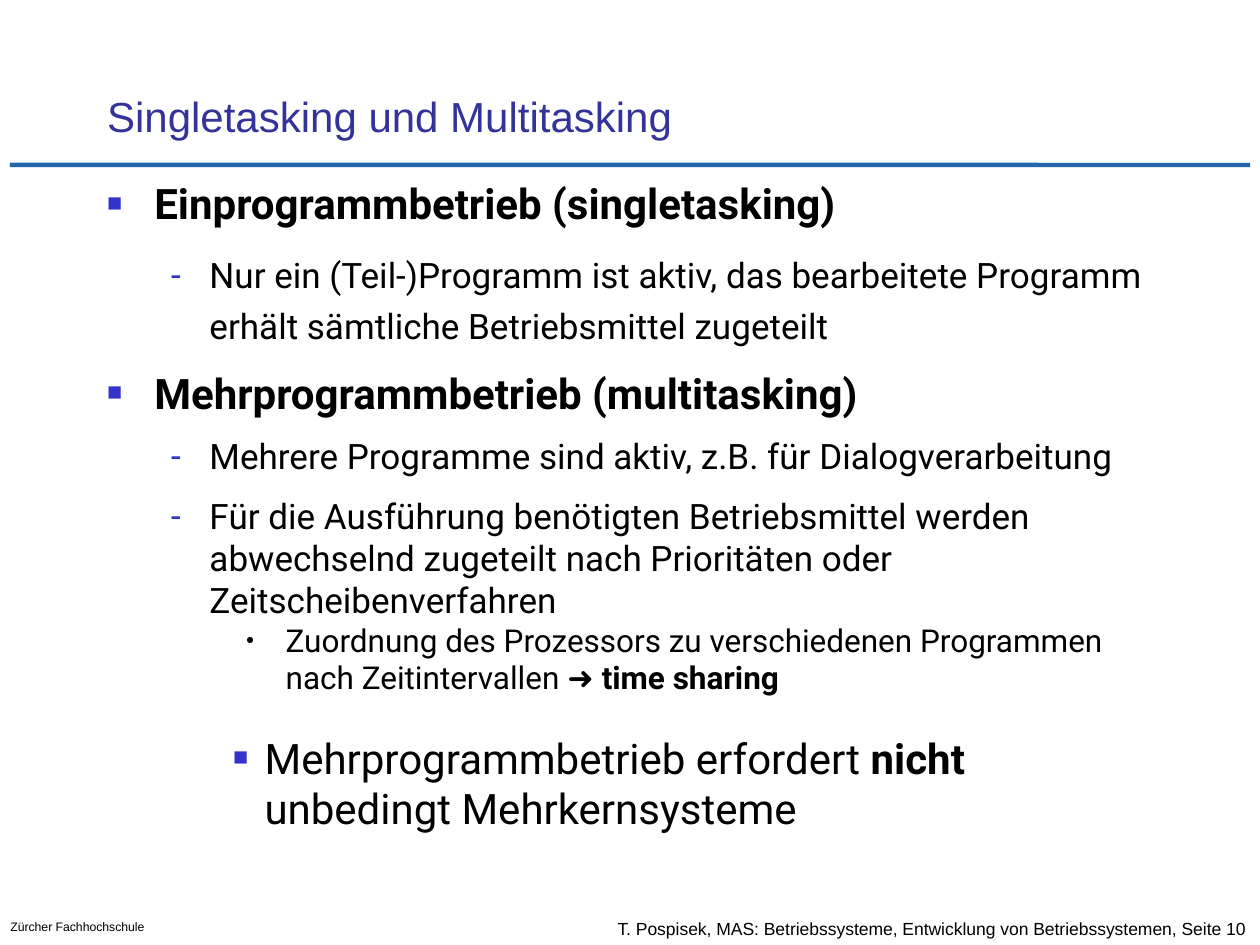
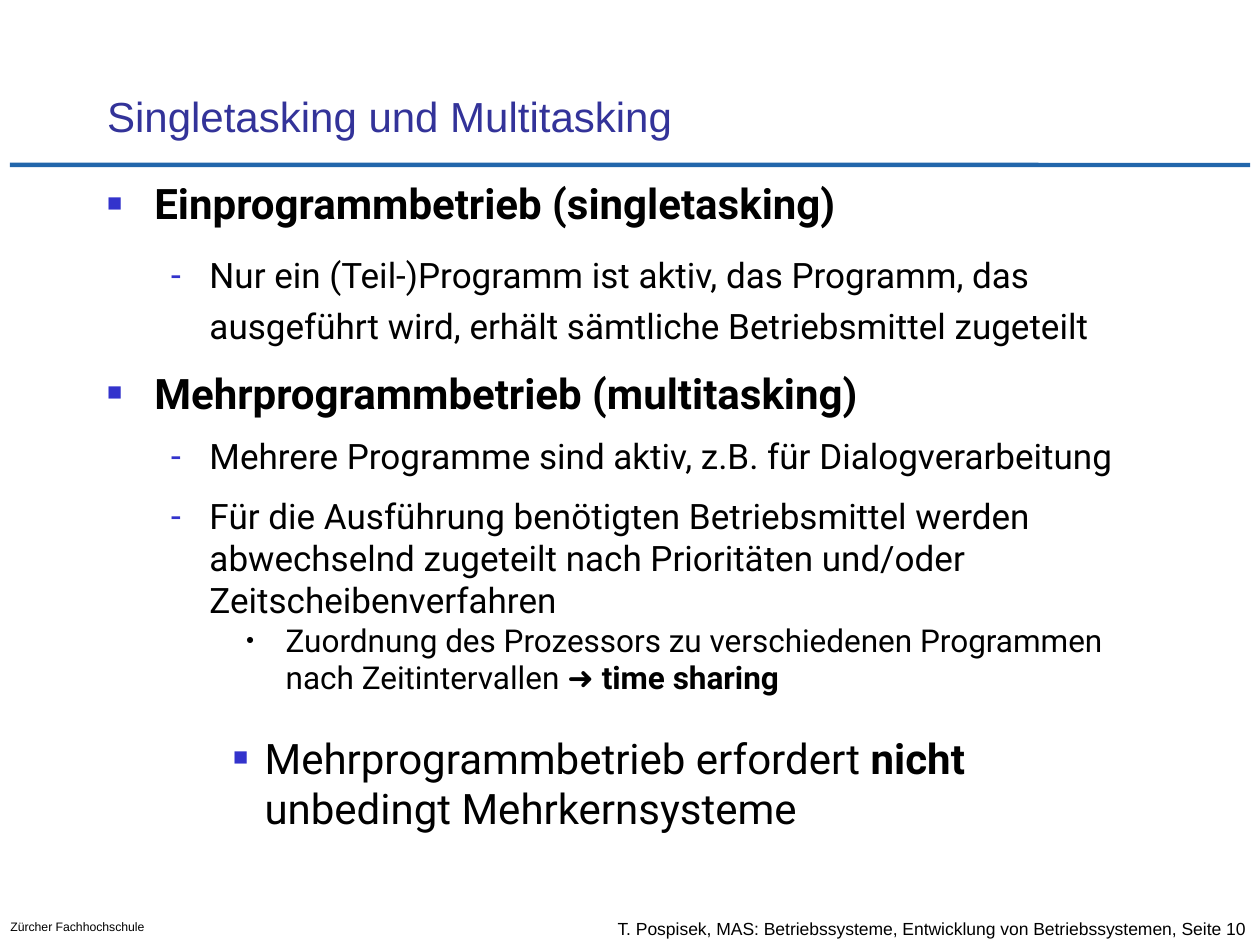
Before and after one commit to tpo/betriebssysteme, a slide deck: slide 10 of 01-2_Entwicklung_von_Betriebssystemen.odp. Drawn at 1260x945 pixels with LibreOffice and Linux fonts; fonts in the diff are those of the drawing; background and template pictures are left out. Boxes give left, top, right and bottom in pixels: in the first picture for what was removed or moved away, otherwise in the second. Text is boxed around its words. In the diff, an @@ line names an element or a change of style, - is before the commit and + after.

```diff
--- a/01-2_Entwicklung_von_Betriebssystemen.odp
+++ b/01-2_Entwicklung_von_Betriebssystemen.odp
@@ text at [209, 260, 1088, 347]: text changed @@
-  – Nur ein (Teil-)Programm ist aktiv, das bearbeitete Programm erhält sämtliche Betriebsmittel zugeteilt
+  – Nur ein (Teil-)Programm ist aktiv, das Programm, das ausgeführt wird, erhält sämtliche Betriebsmittel zugeteilt
@@ text at [209, 502, 1029, 614]: text changed @@
-  – Für die Ausführung benötigten Betriebsmittel werden abwechselnd zugeteilt nach Prioritäten oder Zeitscheibenverfahren
+  – Für die Ausführung benötigten Betriebsmittel werden abwechselnd zugeteilt nach Prioritäten und/oder Zeitscheibenverfahren
```
Also in this commit, not shown: 3 other slides changed, 1 other file.
